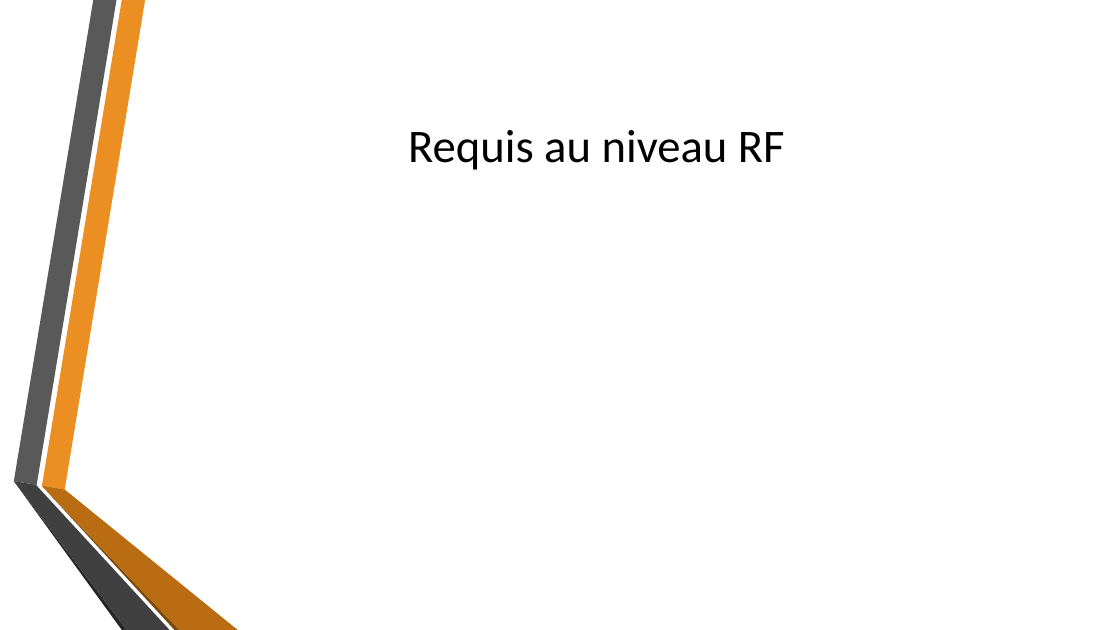
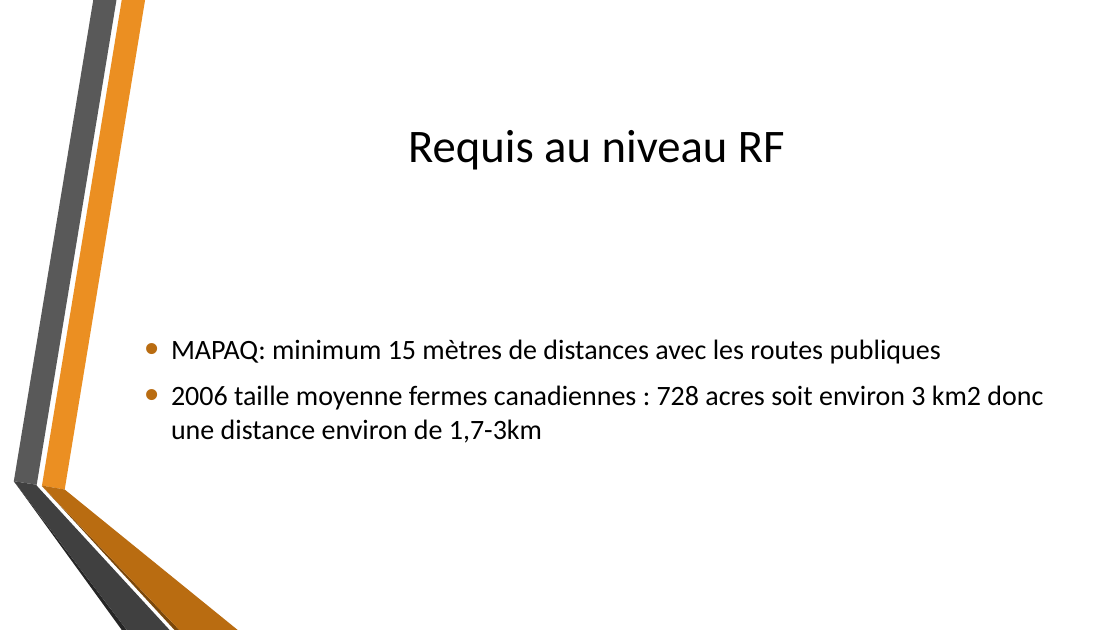
Before and after one commit to fisj2002/Projet_S6_Documentation, a slide deck: slide 5 of Dossier de Conception.pptx. Drawn at 1120x630 pixels with LibreOffice and Linux fonts; fonts in the diff are those of the drawing; background and template pictures are left out. Boxes give left, top, right and bottom in pixels: in the first picture for what was removed or moved away, otherwise in the second. Text is boxed around its words. In the diff, an @@ line names an element or a change of style, - is before the commit and + after.

Commit message:
Ajout distance de communication

```diff
--- a/Dossier de Conception.pptx
+++ b/Dossier de Conception.pptx
@@ text added at (171,339,1043,443), 24 pt, text #000000 @@
+• MAPAQ: minimum 15 mètres de distances avec les routes publiques
+• 2006 taille moyenne fermes canadiennes : 728 acres soit environ 3 km2 donc une distance environ de 1,7-3km
```
Also in this commit, not shown: 1 slide added.
